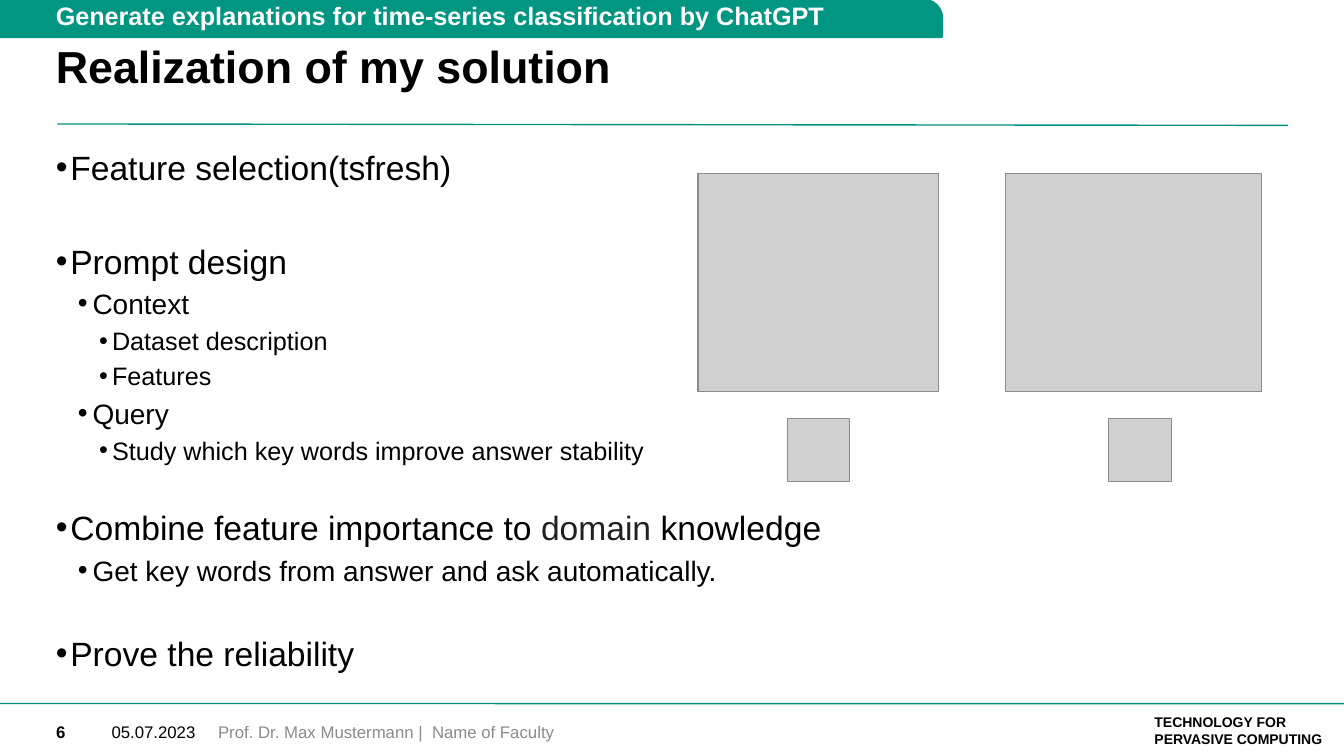
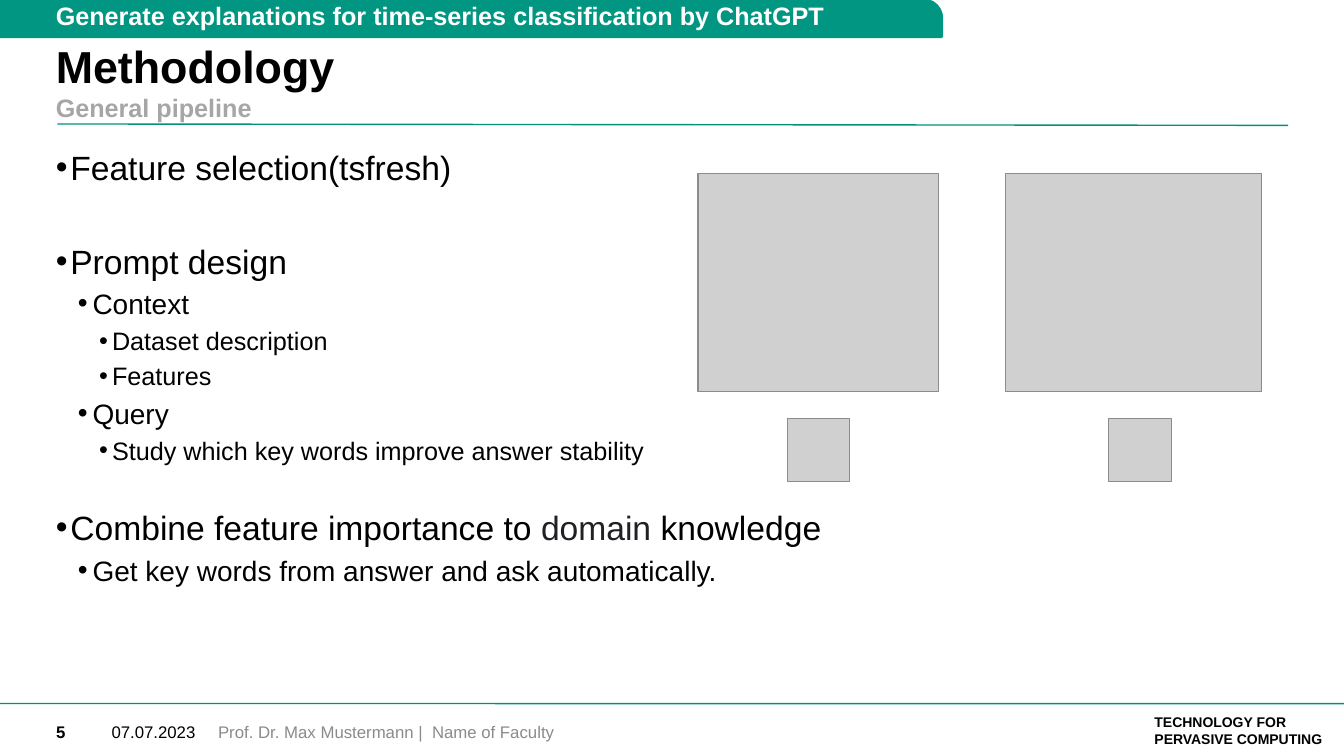
Before and after one commit to lab992/Generate_explanations_for_classification_by_ChatGPT, a slide deck: slide 6 of doc/07.07/07.07_proposal.pptx (slide 7 before the commit). Drawn at 1344x756 pixels with LibreOffice and Linux fonts; fonts in the diff are those of the drawing; grey boxes stand for pictures; background and template pictures are left out. Boxes give left, top, right and bottom in pixels: in the first picture for what was removed or moved away, otherwise in the second. Text is boxed around its words. In the diff, an @@ line names an element or a change of style, - is before the commit and + after.

```diff
--- a/doc/07.07/07.07_proposal.pptx
+++ b/doc/07.07/07.07_proposal.pptx
@@ title at bbox=[56, 50, 335, 92]: text changed @@
-Realization of my solution
+Methodology
@@ text added at bbox=[56, 99, 251, 122], 18 pt, text #A6A6A6, bold @@
+General pipeline
@@ text at bbox=[70, 641, 354, 673]: paragraph removed @@
-• Prove the reliability
@@ text at bbox=[112, 726, 196, 738]: text changed @@
-05.07.2023
+07.07.2023
```
Also in this commit, not shown: 6 other slides changed, 6 slides removed, 1 other file.
